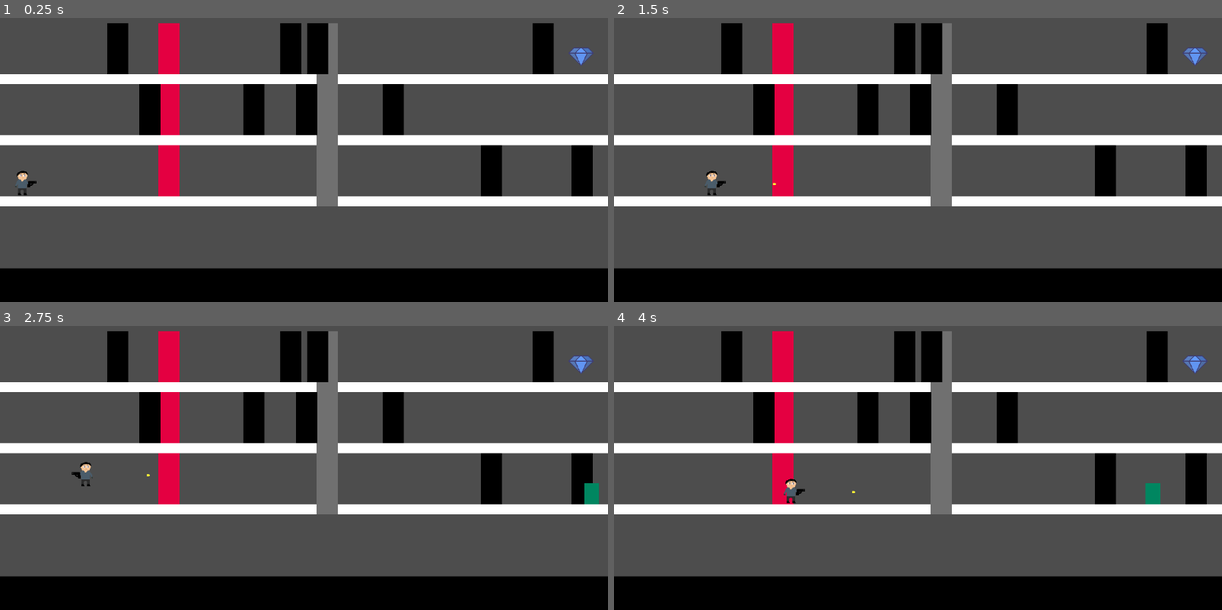
Above: before the commit, frames 1-4 (two rows, left to right).
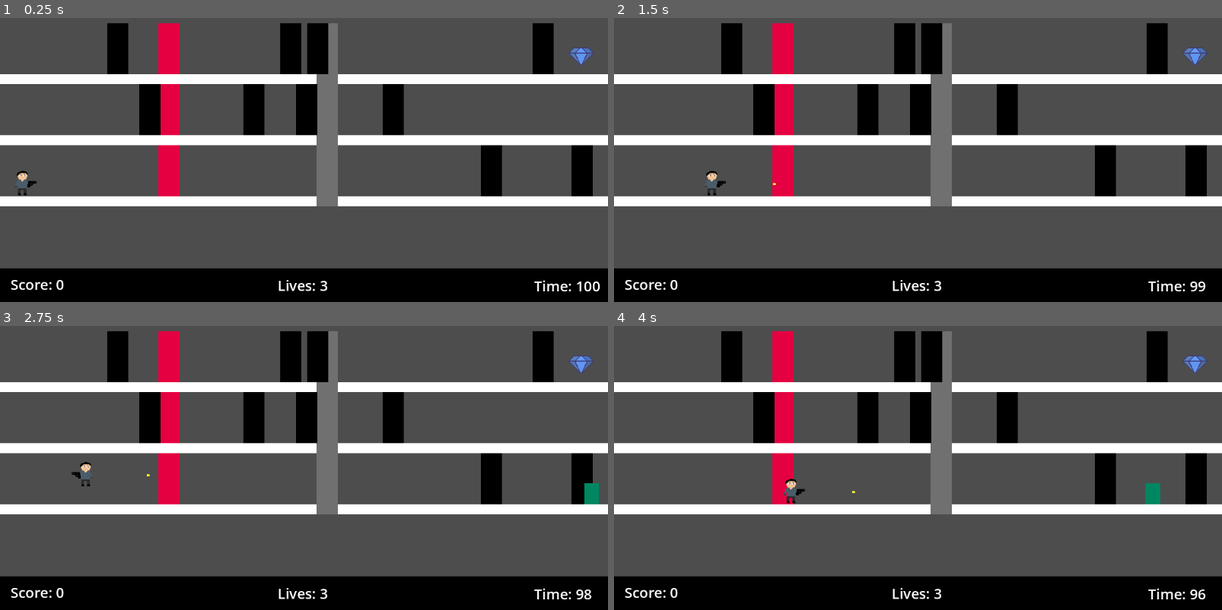
Above: after the commit, the same moments.

Repository: Colonelpanic0/Heist
Game: Godot game, scene res://Scenes/playablenew.tscn
The game is run twice, just before and just after one commit, with the same random seed, the same clock (stepped at 60 frames per second) and the same inputs.
Inputs:
- Up to frame 1 (0.25 s): no input
- Up to frame 2 (1.5 s): tap Enter at 0.5 s; hold 1 (Jump) 0.53-1.28 s; hold D (Right) from 0.53 s (still down); tap 2 (Fire) at 1.35 s
- Up to frame 3 (2.75 s): tap 1 (Jump) at 1.52, 1.55, 1.82, 2.3 s; release D (Right) at 2.03 s; hold A (Left) from 2.03 s (still down); hold Space (Start) from 2.03 s (still down)
- Up to frame 4 (4 s): release A (Left) at 2.78 s; release Space (Start) at 2.78 s; hold D (Right) from 2.78 s (still down); tap 1 (Jump) at 2.85, 3.02, 3.32 s; hold 1 (Jump) from 3.53 s (still down); tap 2 (Fire) at 3.6 s

The runs differ from the first frame. In frame 1, 0.5% of the frame differs, in the area x 1-99%, y 92-97%; in frame 2, 0.4%; in frame 3, 0.4%; in frame 4, 0.4%.

Commit message:
added shadows, timer and status bar

Diff:
--- a/heist/Scenes/Floors/Elements/shadow.tscn
+++ b/heist/Scenes/Floors/Elements/shadow.tscn
@@ -1,7 +1,19 @@
-[gd_scene format=3 uid="uid://c53k8roehrn4x"]
+[gd_scene load_steps=3 format=3 uid="uid://c53k8roehrn4x"]
+
+[ext_resource type="Script" uid="uid://d1qeq8c836qw6" path="res://Scripts/shadow.gd" id="1_2ck1f"]
+
+[sub_resource type="RectangleShape2D" id="RectangleShape2D_24s4o"]
+size = Vector2(43, 102)
 
 [node name="Shadow" type="ColorRect"]
-offset_left = 419.0
-offset_right = 459.0
+offset_right = 40.0
 offset_bottom = 97.0
 color = Color(0, 0, 0, 1)
+
+[node name="Area2D" type="Area2D" parent="."]
+collision_layer = 128
+script = ExtResource("1_2ck1f")
+
+[node name="CollisionShape2D" type="CollisionShape2D" parent="Area2D"]
+position = Vector2(19.5, 48)
+shape = SubResource("RectangleShape2D_24s4o")
--- a/heist/Scenes/statusbar.tscn
+++ b/heist/Scenes/statusbar.tscn
@@ -1,8 +1,76 @@
-[gd_scene format=3 uid="uid://cbharkcw7yoid"]
+[gd_scene load_steps=3 format=3 uid="uid://cbharkcw7yoid"]
+
+[ext_resource type="LabelSettings" uid="uid://pp6o120knttj" path="res://Sprites/statusbar.tres" id="1_anw4h"]
+[ext_resource type="Script" uid="uid://b3ira6dg8623f" path="res://Scripts/ui.gd" id="1_wsq8e"]
 
 [node name="Statusbar" type="Node2D"]
 
-[node name="ColorRect" type="ColorRect" parent="."]
-offset_right = 1152.0
-offset_bottom = 64.0
+[node name="CanvasLayer" type="CanvasLayer" parent="."]
+
+[node name="UI" type="Control" parent="CanvasLayer"]
+layout_mode = 3
+anchors_preset = 15
+anchor_right = 1.0
+anchor_bottom = 1.0
+grow_horizontal = 2
+grow_vertical = 2
+script = ExtResource("1_wsq8e")
+
+[node name="ColorRect" type="ColorRect" parent="CanvasLayer/UI"]
+layout_mode = 1
+anchors_preset = 12
+anchor_top = 1.0
+anchor_right = 1.0
+anchor_bottom = 1.0
+offset_top = -64.0
+grow_horizontal = 2
+grow_vertical = 0
 color = Color(0, 0, 0, 1)
+
+[node name="Lives" type="Label" parent="CanvasLayer/UI"]
+unique_name_in_owner = true
+layout_mode = 1
+anchors_preset = 2
+anchor_top = 1.0
+anchor_bottom = 1.0
+offset_left = 20.0
+offset_top = -52.0
+offset_right = 125.0
+offset_bottom = -8.0
+grow_vertical = 0
+text = "Lives: 3"
+label_settings = ExtResource("1_anw4h")
+
+[node name="Score" type="Label" parent="CanvasLayer/UI"]
+unique_name_in_owner = true
+layout_mode = 1
+anchors_preset = 7
+anchor_left = 0.5
+anchor_top = 1.0
+anchor_right = 0.5
+anchor_bottom = 1.0
+offset_left = -50.0
+offset_top = -50.0
+offset_right = 51.0
+offset_bottom = -13.0
+grow_horizontal = 2
+grow_vertical = 0
+text = "Score: 0"
+label_settings = ExtResource("1_anw4h")
+
+[node name="Time" type="Label" parent="CanvasLayer/UI"]
+unique_name_in_owner = true
+layout_mode = 1
+anchors_preset = 3
+anchor_left = 1.0
+anchor_top = 1.0
+anchor_right = 1.0
+anchor_bottom = 1.0
+offset_left = -140.0
+offset_top = -49.0
+offset_right = -15.0
+offset_bottom = -12.0
+grow_horizontal = 0
+grow_vertical = 0
+text = "Time: 100"
+label_settings = ExtResource("1_anw4h")
--- a/heist/Scripts/GameManager.gd
+++ b/heist/Scripts/GameManager.gd
@@ -20,6 +20,7 @@
 	build_level()
 	build_generators()
 	build_statusbar()
+	Singleton.timer = 100
 
 func build_level():
 	# Randomly choose how many prefabs to use (3 to 5)
--- /dev/null
+++ b/heist/Scripts/shadow.gd
@@ -0,0 +1,25 @@
+extends Area2D
+
+var active :bool
+
+func _ready() -> void:
+	active = false
+	body_entered.connect(_on_body_entered)
+	body_exited.connect(_on_body_exit)
+
+func _process(delta: float) -> void:
+	if active:
+		if Input.is_action_pressed("Up") and Singleton.hidden == false:
+			Singleton.hidden = true
+
+		if Input.is_action_pressed("Down") or Input.is_action_pressed("Left") or Input.is_action_pressed("Right") or Input.is_action_pressed("Jump"):
+			Singleton.hidden = false
+
+
+func _on_body_entered(body) -> void:
+	print_debug("enter")
+	active = true
+
+func _on_body_exit(body) -> void:
+	print_debug("exit")
+	active = false
--- a/heist/Scripts/singleton.gd
+++ b/heist/Scripts/singleton.gd
@@ -7,6 +7,11 @@
 @export var alarmed: bool
 @export var gem_collected: bool
 @export var mask : Disguise
+@export var hidden: bool
+@export var score: int
+@export var timer: int
+
+var time_accumulator = 0.0
 
 const FLOOR_HEIGHT = 19
 const ROOM_HEIGHT = 116
@@ -32,9 +37,17 @@
 	level = 0
 	alarmed = false
 	mask = Disguise.GUEST
-	pass # Replace with function body.
+	hidden = false
+	timer = 100
 
 
-# Called every frame. 'delta' is the elapsed time since the previous frame.
-func _process(delta: float) -> void:
-	pass
+
+func _process(delta):
+	time_accumulator += delta
+	if time_accumulator >= 1.0:
+		time_accumulator -= 1.0
+		timer -= 1
+		if timer == 0:
+			lives-=1
+			get_tree().change_scene_to_file("res://Scenes/playablenew.tscn")
+			timer = 100
--- /dev/null
+++ b/heist/Scripts/ui.gd
@@ -0,0 +1,10 @@
+extends Control
+
+@onready var time_label :Label = $Time
+@onready var score_label :Label = $Lives
+@onready var lives_label :Label = $Score
+
+func _process(delta: float) -> void:
+	time_label.text = "Time: " + str(Singleton.timer)
+	lives_label.text = "Lives: " + str(Singleton.lives)
+	score_label.text = "Score: " + str(Singleton.score)
--- /dev/null
+++ b/heist/Sprites/statusbar.tres
@@ -0,0 +1,4 @@
+[gd_resource type="LabelSettings" format=3 uid="uid://pp6o120knttj"]
+
+[resource]
+font_size = 27
Not shown, added: heist/Scripts/shadow.gd.uid
Not shown, added: heist/Scripts/ui.gd.uid
